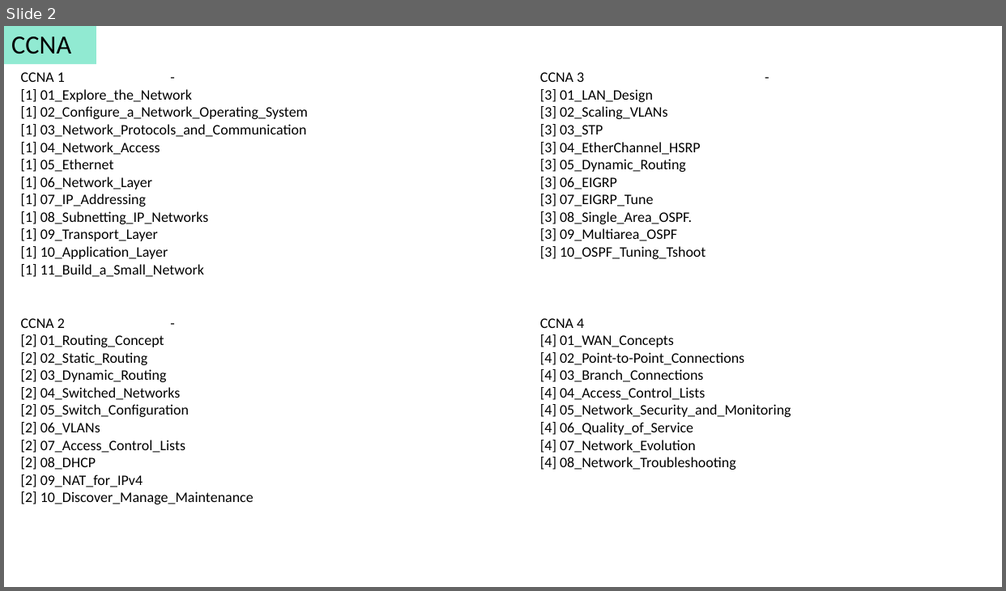
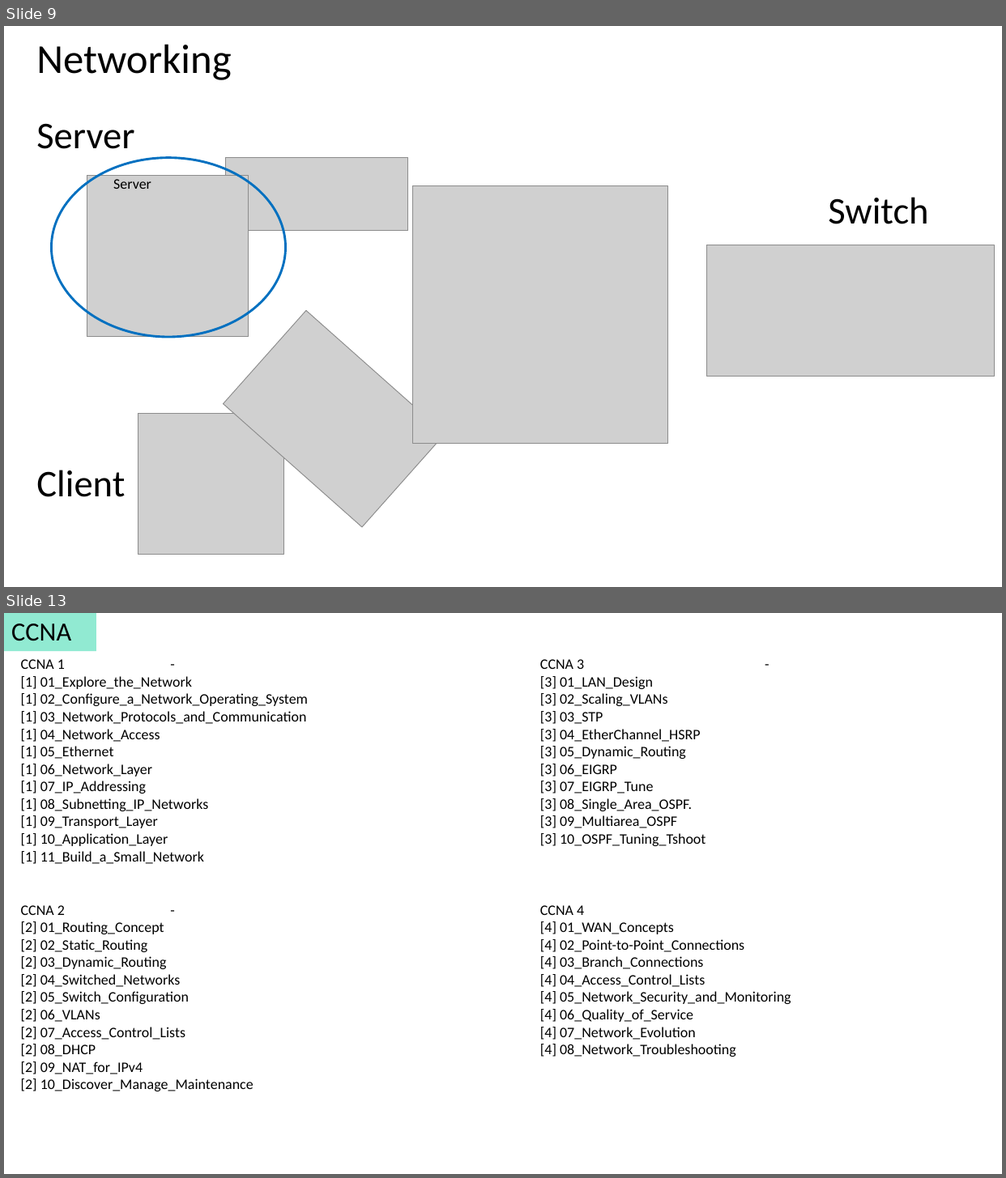
Before and after one commit to amelcharolinesgn2/CCNA-1-v7, a slide deck: Mapping CCNA.pptx. Shown one above the other, each under a label of ours: slide 2 before the commit, slides 9 and 13 after it; the slides between them are not shown. The pictures are 1006x591 and 1006x1178 pixels, drawn with LibreOffice and Linux fonts; fonts in the diff are those of the drawing; grey boxes stand for pictures. Boxes give left, top, right and bottom in pixels: in the first picture for what was removed or moved away, otherwise in the second. Text is boxed around its words. In the diff, an @@ line names an element or a change of style, - is before the commit and + after.

```diff
--- a/Mapping CCNA.pptx
+++ b/Mapping CCNA.pptx
@@ slide 9 added at box(4, 26, 1002, 587), background #FFFFFF @@
@@ title added at box(36, 44, 231, 80), 39.6 pt, text #000000 @@
+Networking
@@ text added at box(36, 123, 134, 149), 36.3 pt, text #000000 @@
+Server
@@ ellipse added at box(51, 158, 286, 337), outline #0070C0 2.25 pt @@
@@ picture added at box(226, 158, 407, 231) @@
@@ picture added at box(87, 175, 249, 337) @@
@@ text added at box(113, 179, 151, 189), 14 pt, text #000000 @@
+Server
@@ picture added at box(413, 186, 669, 443) @@
@@ text added at box(828, 197, 928, 224), 36.3 pt, text #000000 @@
+Switch
@@ picture added at box(707, 246, 995, 377) @@
@@ picture added at box(224, 311, 445, 527) @@
@@ picture added at box(138, 414, 284, 555) @@
@@ text added at box(36, 470, 125, 497), 36.3 pt, text #000000 @@
+Client
@@ what was slide 2 is now slide 13 @@
```
Also in this commit, not shown: 11 other slides added, 1 other file.
